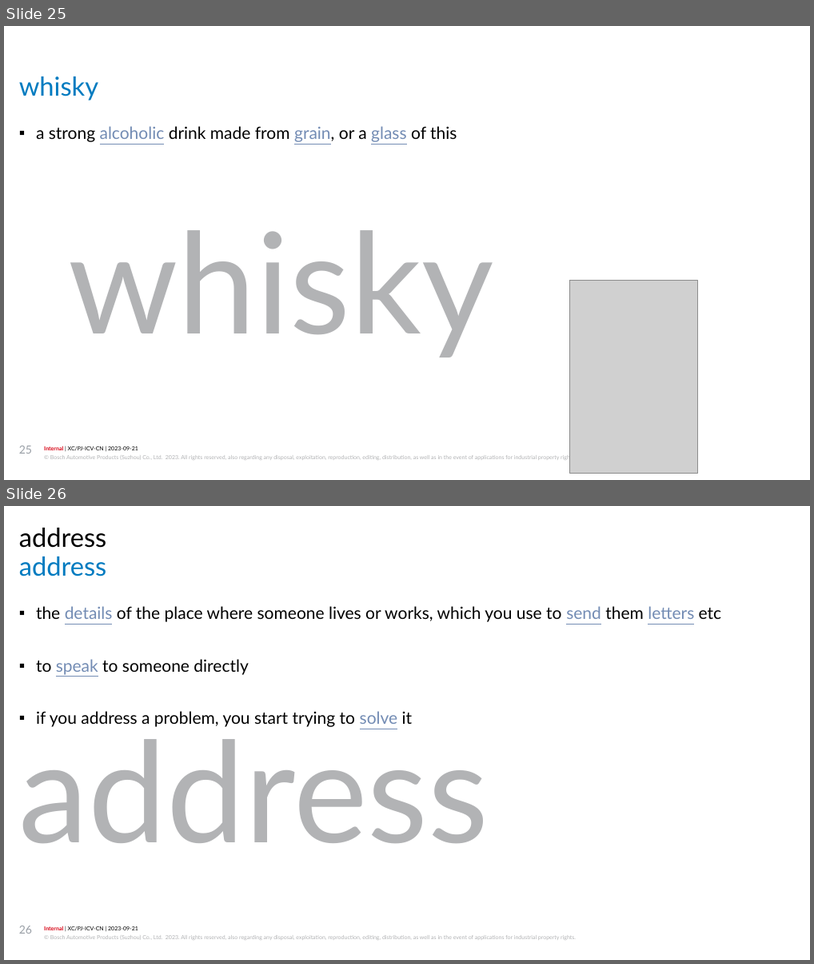
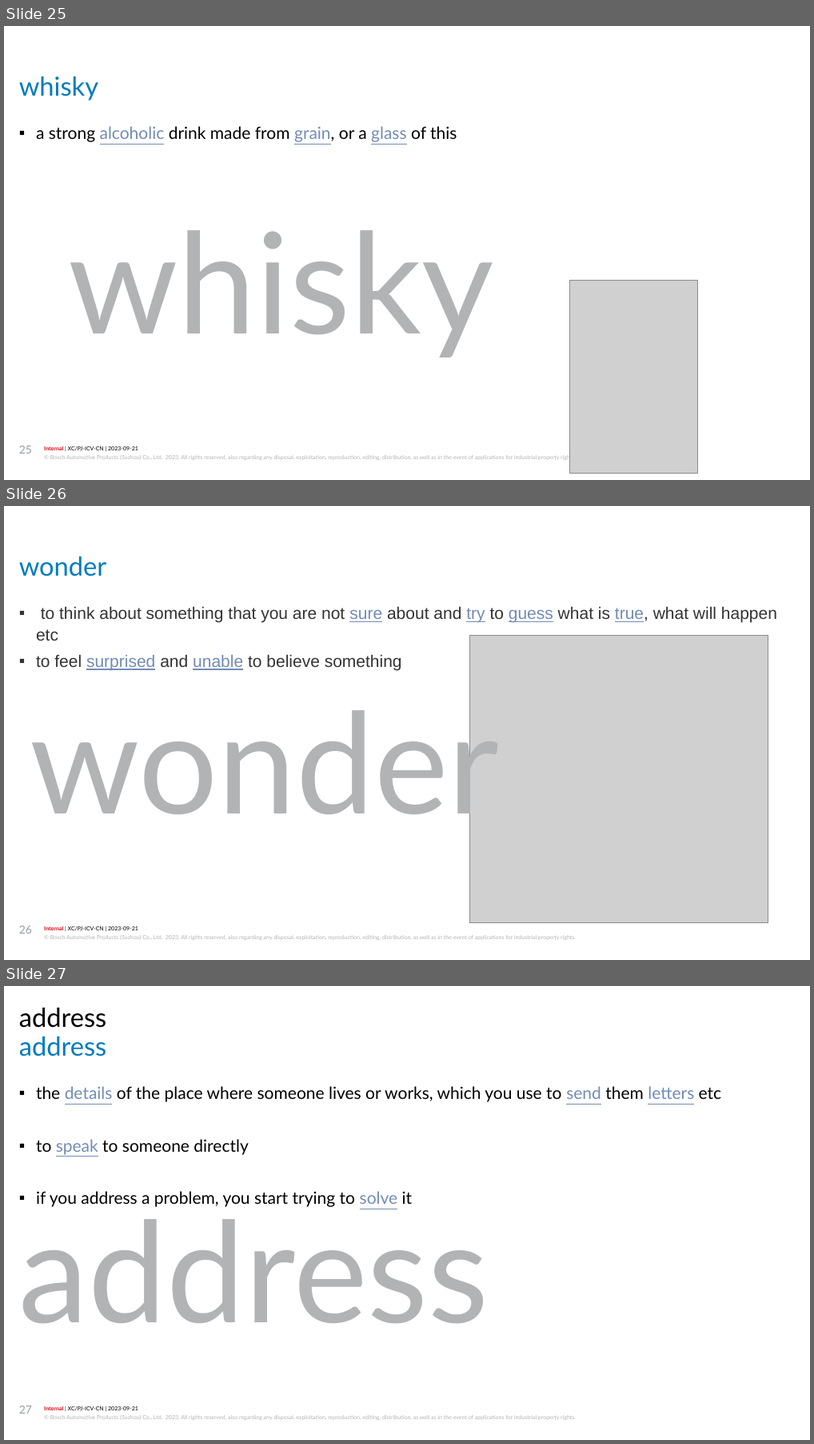
Before and after one commit to jiangyigithub/atomic-habit, a slide deck: longman 3000.pptx. Shown one above the other, each under a label of ours: slides 25 and 26 before the commit, slides 25, 26 and 27 after it. The pictures are 814x964 and 814x1444 pixels, drawn with LibreOffice and Linux fonts; fonts in the diff are those of the drawing; grey boxes stand for pictures; background and template pictures are left out. Boxes give left, top, right and bottom in pixels: in the first picture for what was removed or moved away, otherwise in the second. Text is boxed around its words. In the diff, an @@ line names an element or a change of style, - is before the commit and + after.

```diff
--- a/longman 3000.pptx
+++ b/longman 3000.pptx
@@ slide 26 added at [4, 506, 810, 960], background #FFFFFF; not listed: 2 template elements that a slide beside it also shows @@
@@ title added at [19, 556, 106, 576], 28 pt, text #007BC0 @@
+wonder
@@ text added at [36, 606, 778, 671], 18 pt, text #333333 @@
+▪ to think about something that you are not sure about and try to guess what is true, what will happen etc
+▪ to feel surprised and unable to believe something
@@ picture added at [470, 635, 768, 923] @@
@@ text added at [30, 692, 499, 838], 150 pt, text #B2B3B5 @@
+wonder
@@ page number added at [19, 925, 32, 933], 12 pt, text #999FA6 @@
+26
@@ what was slide 26 is now slide 27 @@
@@ page number at [19, 1405, 32, 1413]: text changed @@
-26
+27
```
Also in this commit, not shown: 1 slide changed, 1 other file.
